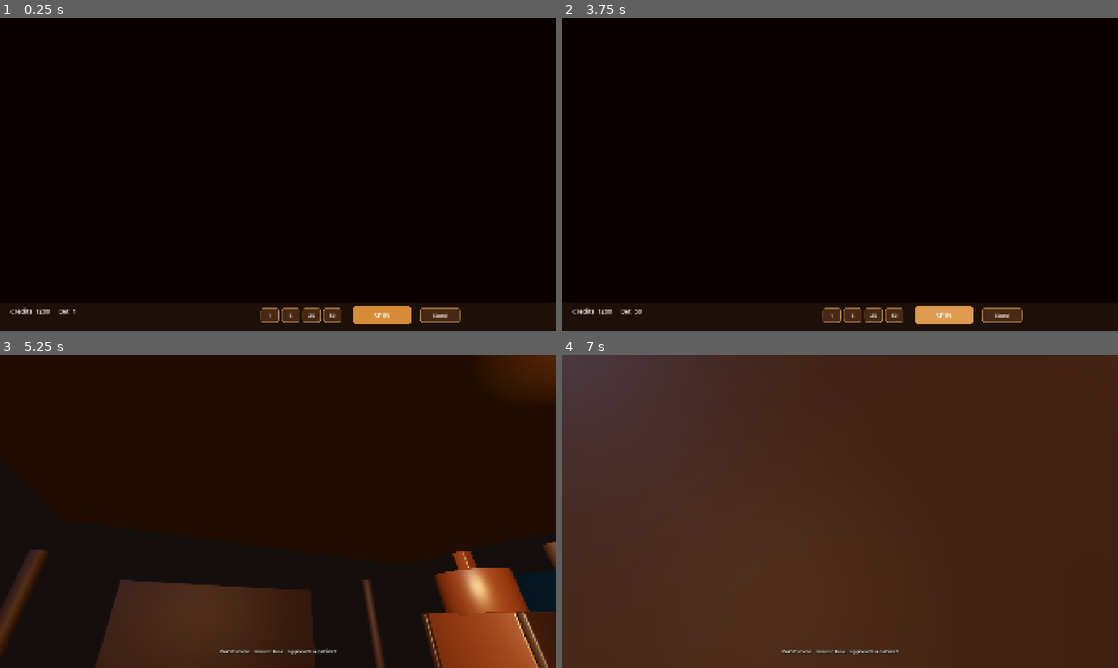
Above: before the commit, frames 1-4 (two rows, left to right).
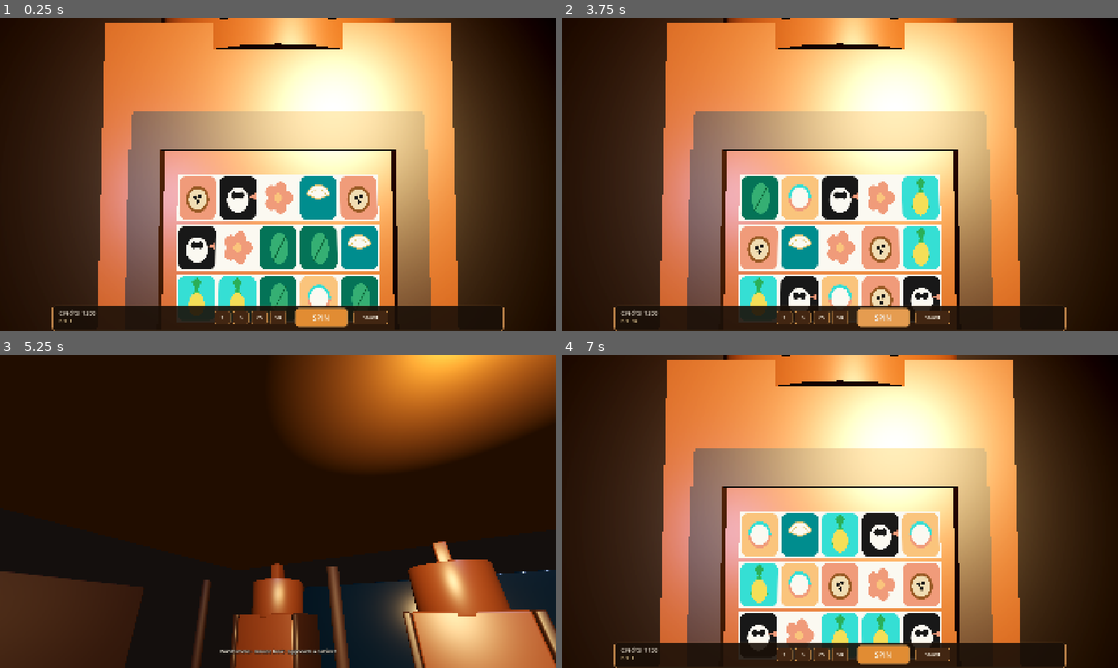
Above: after the commit, the same moments.

Repository: krytenk/house-closed
Game: Godot game, scene res://rooms/tiki_lounge/slot_palm.tscn
Two runs of this game, one before a commit and one after it. Both use one fixed random seed, a clock stepped at 60 frames per second and the inputs below. This scene is started directly instead of the project's main scene.
Inputs (mouse positions are in pixels of both pictures, inside the frame that each line leads up to):
- Up to frame 1 (0.25 s): no input
- Up to frame 2 (3.75 s): click "1" at 0.5 s; click "5" at 1.25 s; click "25" at 2 s; click "50" at 2.75 s; click "SPIN" at 3.5 s
- Up to frame 3 (5.25 s): click "Stand" at 4.25 s; tap Enter (ui_accept) at 5 s; move the mouse to (305, 511) at 5.02 s; hold Up (ui_up) from 5.03 s (still down); hold Space (walk) from 5.03 s (still down); click (305, 511) at 5.17 s
- Up to frame 4 (7 s): keep holding Up (ui_up); tap Enter (ui_accept) at 5.27, 6.02 s; move the mouse to (812, 511) at 5.77 s; release Space (walk) at 5.78 s; tap Shift at 5.85 s; move the mouse to (851, 505) at 6.52 s; tap G at 6.6 s

The runs differ from the first frame. In frame 1, 87% of the frame differs, in the area x 0-99%, y 0-100%; in frame 2, 87%; in frame 3, 39%; in frame 4, 82%.

Commit message:
Polish the first-person slot sit into a clear 3D cabinet face.
Purpose-built sit cabinet with carved head, amber eyes, and a readable
5x3 reel window. Compact wood HUD; spin lands PalmReels results.

Diff:
--- a/rooms/tiki_lounge/slot_palm.gd
+++ b/rooms/tiki_lounge/slot_palm.gd
@@ -1,160 +1,235 @@
 extends Node3D
-## First-person sit at a 3D tiki cabinet with real reel cylinders.
-
-const CABINET := "res://art/models/tiki_cabinet.glb"
-const STRIP := "res://art/seasons/paloma/reel_strip.png"
+## First-person sit at a purpose-built 3D cabinet face. Orientation is explicit.
+
 const SYM_ORDER := ["P", "C", "H", "S", "L", "W", "B"]
 
 var bet: int = 1
 var spinning: bool = false
 var last: Dictionary = {}
-var _cab: Node3D
-var _reels: Array = []  # MeshInstance3D cylinders
+var _cells: Array = []
 var _credits: Label
 var _result: Label
+var _bet_label: Label
 var _win_flash: ColorRect
+var _face: Node3D
 
 
 func _ready() -> void:
-	_build_cabinet()
+	_build_room()
+	_build_face()
 	_build_reels()
 	_build_hud()
 	Economy.enter_table_room()
 	_hud()
+	_scramble_once()
 	Input.set_mouse_mode(Input.MOUSE_MODE_VISIBLE)
 
 
-func _build_cabinet() -> void:
-	RenderingServer.set_default_clear_color(Color(0.04, 0.03, 0.025))
+func _mat(color: Color, rough: float = 0.42, emit: Color = Color(0, 0, 0, 0), emit_e: float = 0.0) -> StandardMaterial3D:
+	var m := StandardMaterial3D.new()
+	m.albedo_color = color
+	m.roughness = rough
+	if emit_e > 0.0:
+		m.emission_enabled = true
+		m.emission = emit
+		m.emission_energy_multiplier = emit_e
+	return m
+
+
+func _box(parent: Node, size: Vector3, pos: Vector3, mat: Material, name: String = "Box") -> MeshInstance3D:
+	var mi := MeshInstance3D.new()
+	var mesh := BoxMesh.new()
+	mesh.size = size
+	mi.mesh = mesh
+	mi.position = pos
+	mi.material_override = mat
+	mi.name = name
+	parent.add_child(mi)
+	return mi
+
+
+func _cyl(parent: Node, r: float, h: float, pos: Vector3, mat: Material, name: String = "Cyl") -> MeshInstance3D:
+	var mi := MeshInstance3D.new()
+	var mesh := CylinderMesh.new()
+	mesh.top_radius = r
+	mesh.bottom_radius = r
+	mesh.height = h
+	mesh.radial_segments = 24
+	mi.mesh = mesh
+	mi.position = pos
+	mi.material_override = mat
+	mi.name = name
+	parent.add_child(mi)
+	return mi
+
+
+func _sphere(parent: Node, r: float, pos: Vector3, mat: Material, name: String = "Sph") -> MeshInstance3D:
+	var mi := MeshInstance3D.new()
+	var mesh := SphereMesh.new()
+	mesh.radius = r
+	mesh.height = r * 2.0
+	mi.mesh = mesh
+	mi.position = pos
+	mi.material_override = mat
+	mi.name = name
+	parent.add_child(mi)
+	return mi
+
+
+func _build_room() -> void:
+	RenderingServer.set_default_clear_color(Color(0.03, 0.025, 0.02))
 	var env := WorldEnvironment.new()
 	var e := Environment.new()
 	e.background_mode = Environment.BG_COLOR
-	e.background_color = Color(0.05, 0.04, 0.03)
+	e.background_color = Color(0.04, 0.03, 0.025)
 	e.ambient_light_source = Environment.AMBIENT_SOURCE_COLOR
-	e.ambient_light_color = Color(0.3, 0.22, 0.15)
-	e.ambient_light_energy = 0.5
+	e.ambient_light_color = Color(0.25, 0.18, 0.12)
+	e.ambient_light_energy = 0.4
+	e.tonemap_mode = Environment.TONE_MAPPER_FILMIC
+	e.glow_enabled = true
+	e.glow_intensity = 0.4
 	env.environment = e
 	add_child(env)
-	var ps: PackedScene = load(CABINET)
-	_cab = ps.instantiate()
-	_cab.name = "Cabinet"
-	_cab.position = Vector3(0, 0, 0)
-	_cab.scale = Vector3(1.3, 1.3, 1.3)
-	_paint(_cab)
-	add_child(_cab)
-	var rw: Node3D = _cab.find_child("ReelWindow", true, false) as Node3D
-	var focus := Vector3(0, 1.25, -0.5)
-	if rw:
-		focus = rw.global_position
+	# Dim walls so the cabinet is the hero
+	_box(self, Vector3(6, 3.2, 0.2), Vector3(0, 1.5, -2.4), _mat(Color(0.08, 0.05, 0.03)), "BackWall")
+	_box(self, Vector3(0.2, 3.2, 4), Vector3(-2.6, 1.5, -0.5), _mat(Color(0.07, 0.04, 0.025)), "WallL")
+	_box(self, Vector3(0.2, 3.2, 4), Vector3(2.6, 1.5, -0.5), _mat(Color(0.07, 0.04, 0.025)), "WallR")
+	_box(self, Vector3(6, 0.15, 4), Vector3(0, 0, -0.5), _mat(Color(0.12, 0.07, 0.04), 0.6), "Floor")
+
+
+func _build_face() -> void:
+	_face = Node3D.new()
+	_face.name = "CabinetFace"
+	_face.position = Vector3(0, 0, -1.35)
+	add_child(_face)
+	var wood := _mat(Color(0.4, 0.2, 0.09), 0.36)
+	var dark := _mat(Color(0.12, 0.06, 0.03), 0.5)
+	var amber := _mat(Color(0.95, 0.55, 0.15), 0.3, Color(0.95, 0.45, 0.1), 2.2)
+	var cream := _mat(Color(0.9, 0.82, 0.65), 0.55)
+	# Body
+	_box(_face, Vector3(1.15, 1.7, 0.85), Vector3(0, 1.0, 0), wood, "Body")
+	_box(_face, Vector3(1.28, 0.2, 0.95), Vector3(0, 0.12, 0), dark, "Base")
+	_cyl(_face, 0.07, 0.25, Vector3(-0.4, 0.12, 0.28), dark, "LegFL")
+	_cyl(_face, 0.07, 0.25, Vector3(0.4, 0.12, 0.28), dark, "LegFR")
+	_cyl(_face, 0.07, 0.25, Vector3(-0.4, 0.12, -0.28), dark, "LegBL")
+	_cyl(_face, 0.07, 0.25, Vector3(0.4, 0.12, -0.28), dark, "LegBR")
+	# Head
+	_cyl(_face, 0.48, 0.58, Vector3(0, 2.05, 0), wood, "Head")
+	_box(_face, Vector3(0.78, 0.12, 0.22), Vector3(0, 2.22, 0.32), dark, "Brow")
+	_sphere(_face, 0.09, Vector3(-0.16, 2.08, 0.4), amber, "EyeL")
+	_sphere(_face, 0.09, Vector3(0.16, 2.08, 0.4), amber, "EyeR")
+	_box(_face, Vector3(0.38, 0.09, 0.14), Vector3(0, 1.9, 0.4), dark, "Mouth")
+	_box(_face, Vector3(0.18, 0.38, 0.22), Vector3(0, 2.45, 0), cream, "Crest")
+	# Reel frame (front)
+	_box(_face, Vector3(0.92, 0.12, 0.08), Vector3(0, 1.48, 0.44), dark, "FrameTop")
+	_box(_face, Vector3(0.92, 0.12, 0.08), Vector3(0, 0.72, 0.44), dark, "FrameBot")
+	_box(_face, Vector3(0.1, 0.64, 0.08), Vector3(-0.42, 1.1, 0.44), dark, "FrameL")
+	_box(_face, Vector3(0.1, 0.64, 0.08), Vector3(0.42, 1.1, 0.44), dark, "FrameR")
+	# Recess
+	_box(_face, Vector3(0.78, 0.58, 0.06), Vector3(0, 1.1, 0.38), _mat(Color(0.015, 0.015, 0.02)), "Recess")
+	# Belly plate
+	_box(_face, Vector3(0.75, 0.42, 0.06), Vector3(0, 0.42, 0.44), dark, "Belly")
+	_box(_face, Vector3(0.5, 0.08, 0.16), Vector3(0, 0.55, 0.5), _mat(Color(0.08, 0.08, 0.08), 0.3), "Buttons")
+
 	var cam := Camera3D.new()
 	cam.name = "SitCam"
-	cam.fov = 40.0
+	cam.fov = 38.0
+	cam.position = Vector3(0, 1.25, 0.55)
 	cam.current = true
 	add_child(cam)
-	# Stand back from the glass, eye-level with the window
-	cam.global_position = focus + Vector3(0, 0.05, 1.15)
-	cam.look_at(focus, Vector3.UP)
-	var lamp := OmniLight3D.new()
-	lamp.position = focus + Vector3(0.5, 0.6, 0.8)
-	lamp.light_color = Color(1.0, 0.8, 0.5)
-	lamp.light_energy = 5.0
-	lamp.omni_range = 7.0
-	add_child(lamp)
+	cam.look_at(Vector3(0, 1.35, -1.0), Vector3.UP)
+
+	var key := SpotLight3D.new()
+	key.light_color = Color(1.0, 0.82, 0.55)
+	key.light_energy = 12.0
+	key.spot_range = 7.0
+	key.spot_angle = 40.0
+	add_child(key)
+	key.position = Vector3(0.4, 1.9, 0.9)
+	key.look_at(Vector3(0, 1.4, -1.2), Vector3.UP)
+
 	var fill := OmniLight3D.new()
-	fill.position = focus + Vector3(-0.7, 0.3, 0.9)
-	fill.light_color = Color(0.45, 0.55, 0.75)
-	fill.light_energy = 1.6
-	fill.omni_range = 6.0
+	fill.position = Vector3(-0.7, 1.3, 0.6)
+	fill.light_color = Color(0.4, 0.5, 0.7)
+	fill.light_energy = 1.5
+	fill.omni_range = 5.0
 	add_child(fill)
 
-
-func _paint(cab: Node) -> void:
-	var wood := StandardMaterial3D.new()
-	wood.albedo_color = Color(0.34, 0.17, 0.07)
-	wood.roughness = 0.4
-	var dark := StandardMaterial3D.new()
-	dark.albedo_color = Color(0.12, 0.06, 0.03)
-	dark.roughness = 0.5
-	var amber := StandardMaterial3D.new()
-	amber.albedo_color = Color(0.95, 0.55, 0.15)
-	amber.emission_enabled = true
-	amber.emission = Color(0.95, 0.45, 0.1)
-	amber.emission_energy_multiplier = 1.4
-	for mi in cab.find_children("*", "MeshInstance3D", true, false):
-		var mesh_i := mi as MeshInstance3D
-		var n: String = mesh_i.name.to_lower()
-		if n.find("eye") != -1:
-			mesh_i.material_override = amber
-		elif n.find("glass") != -1:
-			var g := StandardMaterial3D.new()
-			g.albedo_color = Color(0.03, 0.03, 0.04, 0.35)
-			g.transparency = BaseMaterial3D.TRANSPARENCY_ALPHA
-			g.roughness = 0.05
-			mesh_i.material_override = g
-		elif n.find("dark") != -1 or n.find("mouth") != -1 or n.find("brow") != -1 or n.find("belly") != -1 or n.find("side") != -1 or n.find("base") != -1 or n.find("leg") != -1 or n.find("frame") != -1:
-			mesh_i.material_override = dark
-		else:
-			mesh_i.material_override = wood
+	var rim := OmniLight3D.new()
+	rim.position = Vector3(0, 2.4, -1.6)
+	rim.light_color = Color(1.0, 0.5, 0.2)
+	rim.light_energy = 2.2
+	rim.omni_range = 4.0
+	add_child(rim)
 
 
 func _build_reels() -> void:
-	_reels.clear()
-	var anchor: Node3D = _cab.find_child("ReelWindow", true, false) as Node3D
-	if anchor == null:
-		anchor = Node3D.new()
-		anchor.name = "ReelWindow"
-		anchor.position = Vector3(0, 1.03, 0.42)
-		_cab.add_child(anchor)
-	var strip: Texture2D = load(STRIP)
-	for i in 5:
-		var mi := MeshInstance3D.new()
-		var quad := QuadMesh.new()
-		quad.size = Vector2(0.12, 0.48)
-		mi.mesh = quad
-		mi.position = Vector3(-0.26 + float(i) * 0.13, 0.0, 0.04)
-		var mat := StandardMaterial3D.new()
-		mat.albedo_texture = strip
-		mat.uv1_scale = Vector3(1, float(SYM_ORDER.size()), 1)
-		mat.uv1_offset = Vector3(0, float(i) * 0.13, 0)
-		mat.roughness = 0.35
-		mat.shading_mode = BaseMaterial3D.SHADING_MODE_UNSHADED
-		mi.material_override = mat
-		anchor.add_child(mi)
-		_reels.append(mi)
+	_cells.clear()
+	var anchor := Node3D.new()
+	anchor.name = "ReelWindow"
+	anchor.position = Vector3(0, 1.1, -0.92)
+	add_child(anchor)
+	for col in 5:
+		var col_cells: Array = []
+		for row in 3:
+			var mi := MeshInstance3D.new()
+			var quad := QuadMesh.new()
+			quad.size = Vector2(0.13, 0.15)
+			mi.mesh = quad
+			mi.position = Vector3(-0.26 + float(col) * 0.13, 0.17 - float(row) * 0.16, 0.0)
+			var mat := StandardMaterial3D.new()
+			mat.shading_mode = BaseMaterial3D.SHADING_MODE_UNSHADED
+			mat.albedo_texture = _tex("L")
+			mat.texture_filter = BaseMaterial3D.TEXTURE_FILTER_LINEAR
+			mi.material_override = mat
+			mi.name = "Cell_%d_%d" % [col, row]
+			anchor.add_child(mi)
+			col_cells.append(mi)
+		_cells.append(col_cells)
 
 
 func _build_hud() -> void:
 	var layer := CanvasLayer.new()
+	layer.name = "HUD"
 	add_child(layer)
 	var bar := Panel.new()
 	bar.name = "Bar"
 	bar.set_anchors_preset(Control.PRESET_BOTTOM_WIDE)
-	bar.offset_top = -100
+	bar.offset_top = -88
+	bar.offset_left = 180
+	bar.offset_right = -180
 	var sb := StyleBoxFlat.new()
-	sb.bg_color = Color(0.12, 0.07, 0.04, 0.9)
+	sb.bg_color = Color(0.1, 0.06, 0.03, 0.9)
 	sb.set_border_width_all(2)
-	sb.border_color = Color(0.7, 0.5, 0.28)
+	sb.border_color = Color(0.72, 0.5, 0.28)
+	sb.set_corner_radius_all(10)
 	bar.add_theme_stylebox_override("panel", sb)
 	layer.add_child(bar)
 	_credits = Label.new()
-	_credits.position = Vector2(36, 16)
-	_credits.size = Vector2(480, 32)
-	_credits.add_theme_font_size_override("font_size", 22)
+	_credits.position = Vector2(24, 12)
+	_credits.size = Vector2(360, 28)
+	_credits.add_theme_font_size_override("font_size", 20)
 	_credits.add_theme_color_override("font_color", Color(0.97, 0.94, 0.88))
 	bar.add_child(_credits)
+	_bet_label = Label.new()
+	_bet_label.position = Vector2(24, 42)
+	_bet_label.size = Vector2(200, 24)
+	_bet_label.add_theme_font_size_override("font_size", 16)
+	_bet_label.add_theme_color_override("font_color", Color(0.85, 0.75, 0.55))
+	bar.add_child(_bet_label)
 	_result = Label.new()
-	_result.position = Vector2(36, 50)
-	_result.size = Vector2(480, 28)
-	_result.add_theme_font_size_override("font_size", 18)
+	_result.position = Vector2(220, 42)
+	_result.size = Vector2(320, 24)
+	_result.add_theme_font_size_override("font_size", 16)
 	_result.add_theme_color_override("font_color", Color(0.95, 0.75, 0.4))
 	bar.add_child(_result)
-	_mk_btn(bar, Vector2(900, 22), Vector2(64, 48), "1", func() -> void: bet = 1; _hud())
-	_mk_btn(bar, Vector2(972, 22), Vector2(64, 48), "5", func() -> void: bet = 5; _hud())
-	_mk_btn(bar, Vector2(1044, 22), Vector2(64, 48), "25", func() -> void: bet = 25; _hud())
-	_mk_btn(bar, Vector2(1116, 22), Vector2(64, 48), "50", func() -> void: bet = 50; _hud())
-	var spin := _mk_btn(bar, Vector2(1220, 14), Vector2(200, 64), "SPIN", _spin, true)
+	_mk_btn(bar, Vector2(560, 18), Vector2(56, 48), "1", func() -> void: bet = 1; _hud())
+	_mk_btn(bar, Vector2(624, 18), Vector2(56, 48), "5", func() -> void: bet = 5; _hud())
+	_mk_btn(bar, Vector2(688, 18), Vector2(56, 48), "25", func() -> void: bet = 25; _hud())
+	_mk_btn(bar, Vector2(752, 18), Vector2(56, 48), "50", func() -> void: bet = 50; _hud())
+	var spin := _mk_btn(bar, Vector2(840, 10), Vector2(180, 64), "SPIN", _spin, true)
 	spin.name = "SpinBtn"
-	var stand := _mk_btn(bar, Vector2(1450, 22), Vector2(140, 48), "Stand", _stand)
+	var stand := _mk_btn(bar, Vector2(1040, 18), Vector2(120, 48), "Stand", _stand)
 	stand.name = "StandBtn"
 	_win_flash = ColorRect.new()
 	_win_flash.set_anchors_preset(Control.PRESET_FULL_RECT)
@@ -170,13 +245,13 @@
 	b.text = text
 	b.pressed.connect(cb)
 	var sb := StyleBoxFlat.new()
-	sb.bg_color = Color(0.85, 0.55, 0.22) if primary else Color(0.28, 0.16, 0.08)
+	sb.bg_color = Color(0.88, 0.55, 0.2) if primary else Color(0.26, 0.15, 0.07)
 	sb.set_corner_radius_all(10 if primary else 8)
 	sb.set_border_width_all(2)
-	sb.border_color = Color(0.75, 0.55, 0.3)
+	sb.border_color = Color(0.78, 0.55, 0.28)
 	b.add_theme_stylebox_override("normal", sb)
 	var h := sb.duplicate()
-	h.bg_color = sb.bg_color.lightened(0.12)
+	h.bg_color = sb.bg_color.lightened(0.14)
 	b.add_theme_stylebox_override("hover", h)
 	b.add_theme_stylebox_override("pressed", h)
 	b.add_theme_font_size_override("font_size", 26 if primary else 18)
@@ -186,7 +261,27 @@
 
 
 func _hud() -> void:
-	_credits.text = "Credits  %d     Bet  %d" % [Economy.hud_amount(), bet]
+	_credits.text = "Credits  %d" % Economy.hud_amount()
+	_bet_label.text = "Bet  %d" % bet
+
+
+func _tex(sym: String) -> Texture2D:
+	var path := "res://art/seasons/paloma/sym_%s.png" % sym
+	if ResourceLoader.exists(path):
+		return load(path)
+	return load("res://art/seasons/paloma/sym_L.png")
+
+
+func _set_cell(col: int, row: int, sym: String) -> void:
+	var mi: MeshInstance3D = _cells[col][row]
+	var mat: StandardMaterial3D = mi.material_override
+	mat.albedo_texture = _tex(sym)
+
+
+func _scramble_once() -> void:
+	for col in 5:
+		for row in 3:
+			_set_cell(col, row, SYM_ORDER[randi() % SYM_ORDER.size()])
 
 
 func _spin() -> void:
@@ -205,39 +300,28 @@
 	spinning = true
 	Game.play_sfx("click")
 	last = PalmReels.play(bet)
-	# Spin cylinders
-	for _i in 16:
-		for r in _reels:
-			var m: StandardMaterial3D = (r as MeshInstance3D).material_override
-			m.uv1_offset.y = fmod(m.uv1_offset.y + 0.17, 1.0)
-		await get_tree().create_timer(0.04).timeout
-	_apply_result_window(last.get("first", {}).get("window", []))
+	for _tick in 18:
+		_scramble_once()
+		await get_tree().create_timer(0.035).timeout
+	var window: Array = last.get("first", {}).get("window", [])
+	for col in 5:
+		if window.size() > col:
+			var col_syms: Array = window[col]
+			for row in mini(3, col_syms.size()):
+				_set_cell(col, row, str(col_syms[row]))
+		await get_tree().create_timer(0.05).timeout
 	var total: int = int(last.get("total", 0))
 	if total > 0:
 		Economy.add_shells(total)
-	_result.text = "+%d    net %d" % [total, int(last.get("net", 0))]
+	_result.text = "+%d   net %d" % [total, int(last.get("net", 0))]
 	if bool(last.get("celebrate", false)):
 		Game.play_sfx("win")
 		var tw := create_tween()
-		tw.tween_property(_win_flash, "color:a", 0.28, 0.1)
-		tw.tween_property(_win_flash, "color:a", 0.0, 0.35)
+		tw.tween_property(_win_flash, "color:a", 0.3, 0.1)
+		tw.tween_property(_win_flash, "color:a", 0.0, 0.4)
 	_hud()
 	Save.write_disk()
 	spinning = false
-
-
-func _apply_result_window(window: Array) -> void:
-	# window: 5 columns of 3 symbols — map center row to reel UV
-	if window.size() < 5:
-		return
-	for c in mini(5, _reels.size()):
-		var col: Array = window[c]
-		var sym: String = str(col[1]) if col.size() > 1 else str(col[0])
-		var idx: int = SYM_ORDER.find(sym)
-		if idx < 0:
-			idx = 0
-		var m: StandardMaterial3D = (_reels[c] as MeshInstance3D).material_override
-		m.uv1_offset.y = float(idx) / float(SYM_ORDER.size())
 
 
 func _stand() -> void:
